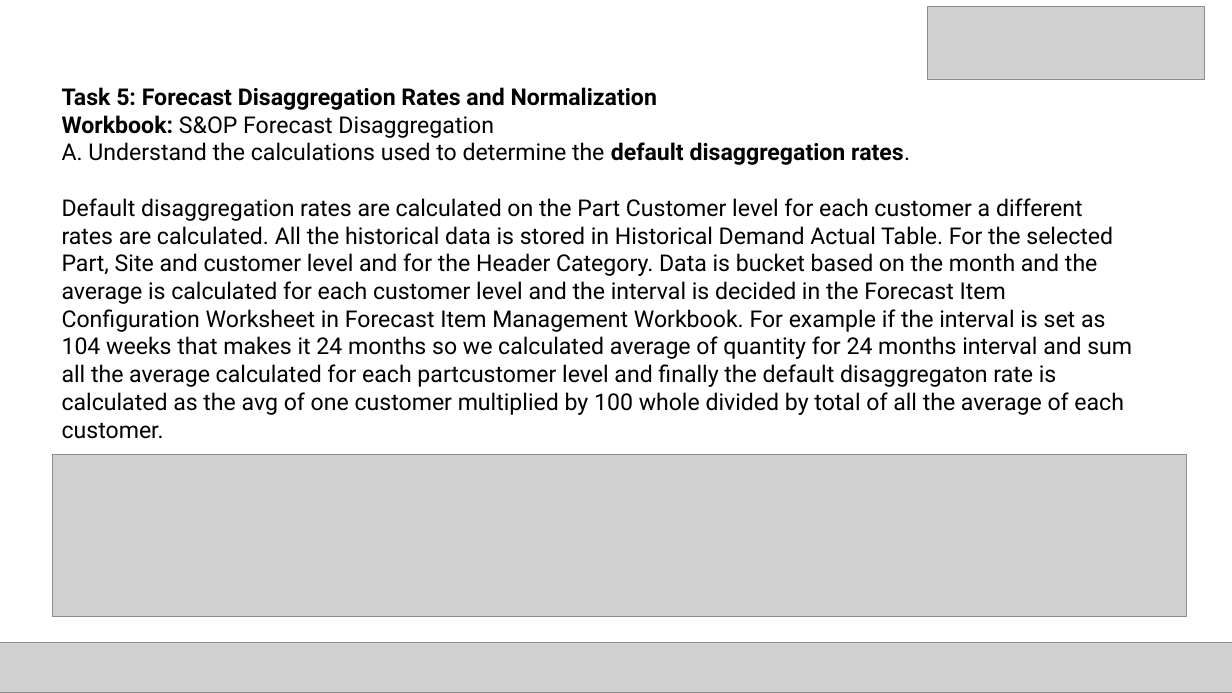
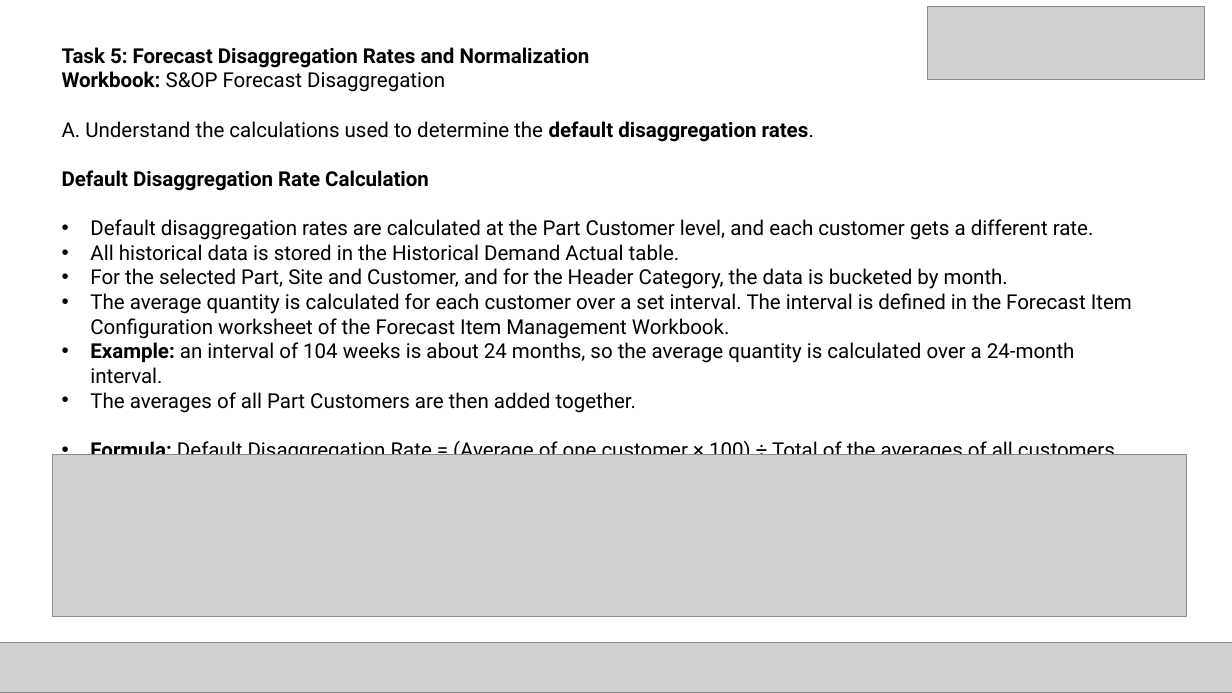
Before and after one commit to anushkundu/AI-business-report-generator, a slide deck: slide 50 of DP1 (2).pptx (slide 42 before the commit). Drawn at 1232x693 pixels with LibreOffice and Linux fonts; fonts in the diff are those of the drawing; grey boxes stand for pictures. Boxes give left, top, right and bottom in pixels: in the first picture for what was removed or moved away, otherwise in the second. Text is boxed around its words. In the diff, an @@ line names an element or a change of style, - is before the commit and + after.

```diff
--- a/DP1 (2).pptx
+++ b/DP1 (2).pptx
@@ text "Task 5: Forecast Disaggregation Rates ...": place and size @@
-text "Task 5: Forecast Disaggregation Rates ..." at <box>62,87,1132,415</box>
+text "Task 5: Forecast Disaggregation Rates ..." at <box>62,47,1132,455</box>
@@ text at <box>62,47,814,142</box>: size 18 to 16 pt in "Task 5: Forecast Disaggregation Rates and Normalization", "Workbook: S&OP Forecast Disaggregation", "A. Understand the calculations used to determine ..." @@
@@ text at <box>62,170,1132,455</box>: text changed; size 18 to 16 pt @@
-Default disaggregation rates are calculated on the Part Customer level for each customer a different rates are calculated. All the historical data is stored in Historical Demand Actual Table. For the selected Part, Site and customer level and for the Header Category. Data is bucket based on the month and the average is calculated for each customer level and the interval is decided in the Forecast Item Configuration Worksheet in Forecast Item Management Workbook. For example if the interval is set as 104 weeks that makes it 24 months so we calculated average of quantity for 24 months interval and sum all the average calculated for each partcustomer level and finally the default disaggregaton rate is calculated as the avg of one customer multiplied by 100 whole divided by total of all the average of each customer.
+Default Disaggregation Rate Calculation
+• Default disaggregation rates are calculated at the Part Customer level, and each customer gets a different rate.
+• All historical data is stored in the Historical Demand Actual table.
+• For the selected Part, Site and Customer, and for the Header Category, the data is bucketed by month.
+• The average quantity is calculated for each customer over a set interval. The interval is defined in the Forecast Item Configuration worksheet of the Forecast Item Management Workbook.
+• Example: an interval of 104 weeks is about 24 months, so the average quantity is calculated over a 24-month interval.
+• The averages of all Part Customers are then added together.
+• Formula: Default Disaggregation Rate = (Average of one customer × 100) ÷ Total of the averages of all customers
```
Also in this commit, not shown: 28 other slides changed, 10 slides added, 3 slides removed.
